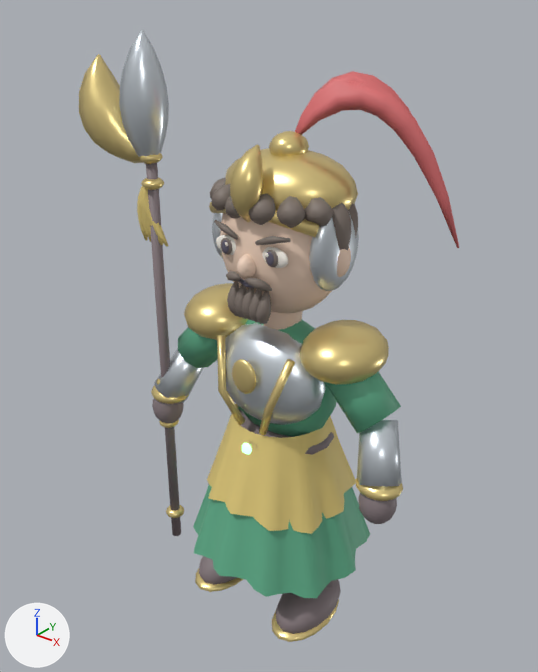
The glTF model samkok/web/models/64-e1.glb as it was, and as the next commit left it.
Before and after are seen from a 50 mm lens placed at (2.36, -3.07, 3.78), pointed at (-0.15, 0.07, 1.83). Arrows for +X, +Y and +Z are at lower left; the lights stay in place. The older version comes first.

Script lines for the objects in view, before the commit:
```python
me_64_t1_emerald_crescent_mesh = bpy.data.meshes.new('64_T1_Emerald Crescent_Mesh')
me_64_t1_emerald_crescent_mesh.from_pydata(...)  # 10608 vertices, 19424 faces; spans x -1.31..0.92, y -0.59..0.59, z 0.02..3.51
me_64_t1_emerald_crescent_mesh.materials.append(mat_silk_1e6c41)  # green #60ae8a
me_64_t1_emerald_crescent_mesh.materials.append(mat_accent_c89e35)  # yellow #e5ce7e
me_64_t1_emerald_crescent_mesh.materials.append(mat_antique_gold)  # yellow #edd691
me_64_t1_emerald_crescent_mesh.materials.append(mat_hair_352b25)  # grey #7e726a
me_64_t1_emerald_crescent_mesh.materials.append(mat_warm_skin)  # beige #f7d9c3
me_64_t1_emerald_crescent_mesh.materials.append(mat_ink)  # grey #635f70
me_64_t1_emerald_crescent_mesh.materials.append(mat_ivory)  # white #faf5eb
me_64_t1_emerald_crescent_mesh.materials.append(mat_boot_leather)  # grey #85787c
me_64_t1_emerald_crescent_mesh.materials.append(mat_magic_54e777)  # green #9bf4b6, glowing green #a3ffbe
me_64_t1_emerald_crescent_mesh.materials.append(mat_steel)  # white #dfe7ee
me_64_t1_emerald_crescent_mesh.materials.append(mat_horsehair_crest)  # pink #dd7172
ob_64_t1_emerald_crescent_mesh = bpy.data.objects.new('64_T1_Emerald Crescent_Mesh', me_64_t1_emerald_crescent_mesh)
ob_64_t1_emerald_crescent_mesh.location = (0.0, 0.0, 0.0)
```
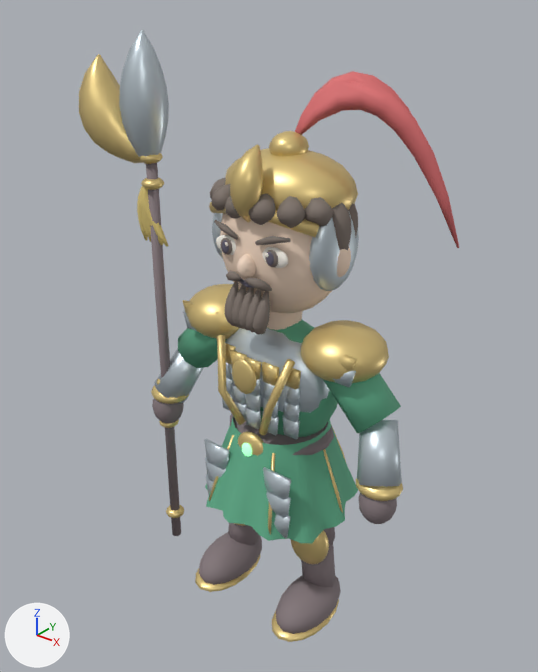
Where the change shows, as pixel boxes [x1, y1, x2, y2] in the pictures (538 x 672 px; the box of a moved part takes in the faces that stretch with it):
part 1 of me_64_t1_emerald_crescent_mesh, moved or reshaped: before [217, 323, 326, 425]; after [225, 328, 329, 413]
part 2 of me_64_t1_emerald_crescent_mesh, moved or reshaped: before [184, 281, 389, 598]; after [183, 281, 389, 543]

Edits to the bpy script that builds the scene:
```text
Change me_64_t1_emerald_crescent_mesh:
    used by ob_64_t1_emerald_crescent_mesh; location = (0.0, 0.0, 0.0)
    remove me_64_t1_emerald_crescent_mesh.from_pydata(...)  # 10608 vertices, 19424 faces; spans x -1.31..0.92, y -0.59..0.59, z 0.02..3.51
    add me_64_t1_emerald_crescent_mesh.from_pydata(...)  # 10286 vertices, 18820 faces; spans x -1.31..0.92, y -0.49..0.49, z 0.02..3.51
    me_64_t1_emerald_crescent_mesh part 1: the loose piece of 176 vertices spanning x -0.37..0.37, y -0.32..0.12, z 1.4..2.0 is scaled about its middle by (1.03, 0.909, 1), then moved by (0.0, 0.04, 0.0)
    me_64_t1_emerald_crescent_mesh part 2: 635 vertices moved from x -0.66..0.66, y -0.59..0.59, z 0.44..2.27 to x -0.67..0.67, y -0.49..0.49, z 0.77..2.26; 401 vertices removed from x -0.48..0.48, y -0.48..0.48, z 0.83..2.27; 431 vertices added at x -0.61..0.61, y -0.38..-0.16, z 0.81..2.26
    other edits to the shape of me_64_t1_emerald_crescent_mesh do not show in these pictures
```
